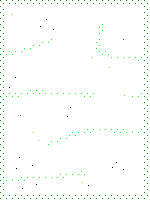
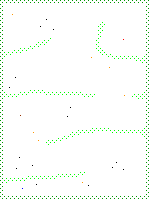
The second 150×200 image is a revision of the first. Changes to its layers:
painted on "Trees" over [142, 6, 145, 193]
